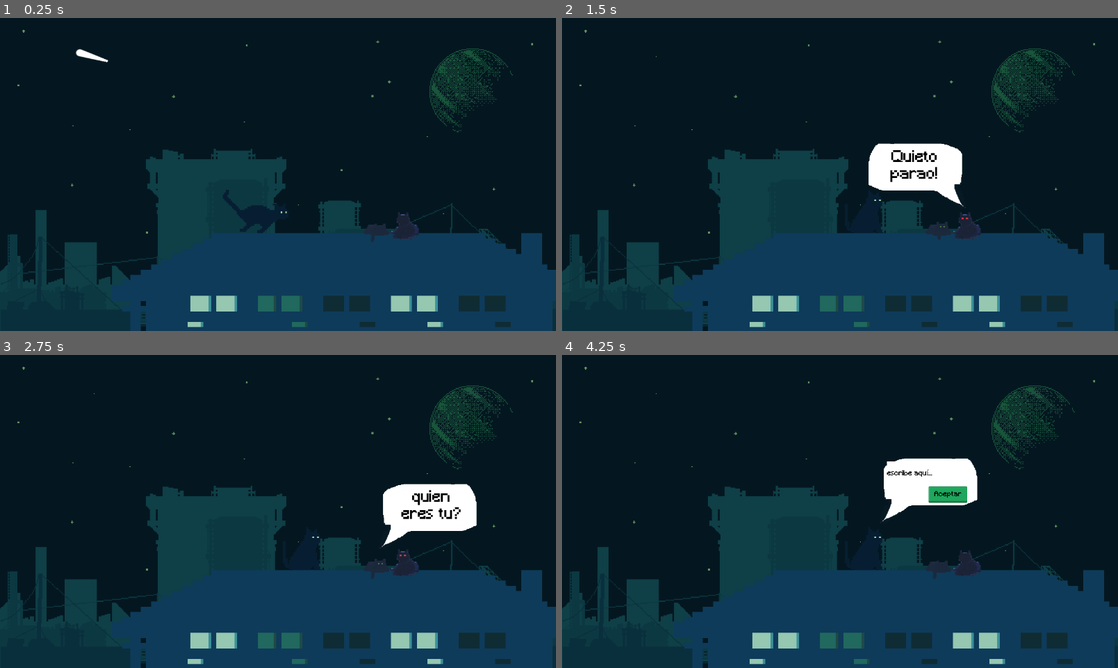
Above: before the commit, frames 1-4 (two rows, left to right).
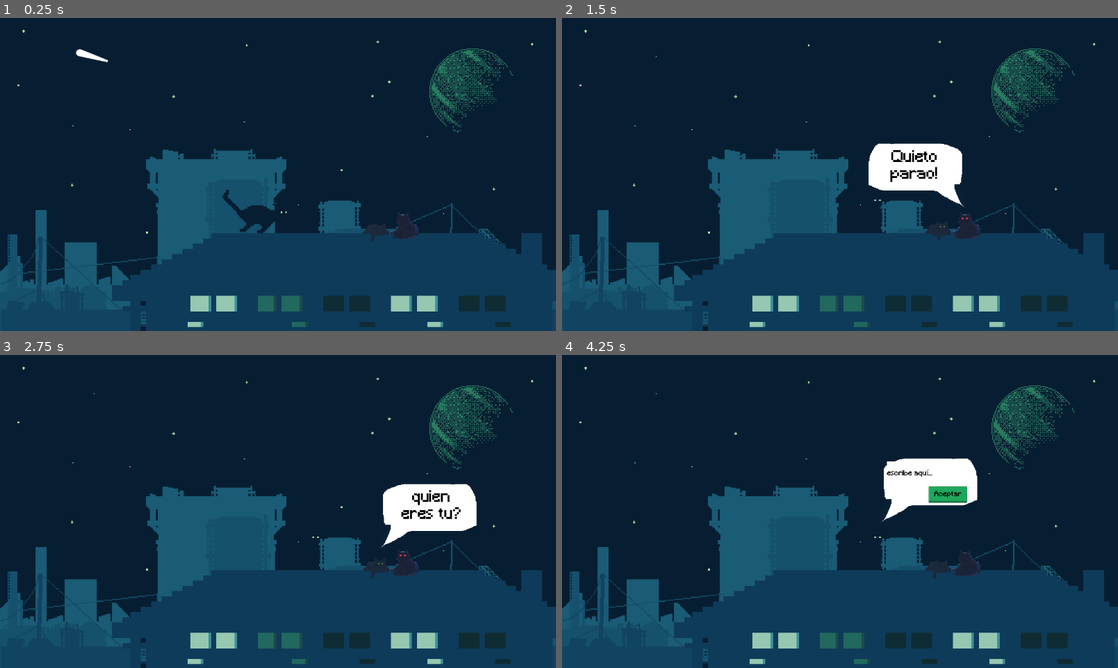
Above: after the commit, the same moments.

Repository: DEVizzent/mermelada-jam-2023
Game: Godot game, scene res://TypeWordAtEnd/type_word_at_end.tscn
The game is run twice, just before and just after one commit, with the same random seed, the same clock (stepped at 60 frames per second) and the same inputs. This scene is started directly instead of the project's main scene.
Inputs (mouse positions are in pixels of both pictures, inside the frame that each line leads up to):
- Up to frame 1 (0.25 s): no input
- Up to frame 2 (1.5 s): move the mouse to (962, 158) at 0.52 s; hold Right (ui_right) 0.53-1.25 s; click (962, 158) at 0.67 s; tap Space (jump) at 0.77 s; drag from (728, 190) to (812, 237) at 1.27 s
- Up to frame 3 (2.75 s): tap Enter at 2 s; move the mouse to (333, 442) at 2.02 s; hold Left (ui_left) from 2.03 s (still down)
- Up to frame 4 (4.25 s): release Left (ui_left) at 2.75 s; tap Space (jump) at 2.75, 3.77 s; drag from (812, 574) to (673, 464) at 2.77 s; tap Enter at 3.5 s; move the mouse to (1006, 558) at 3.52 s; hold Right (ui_right) from 3.53 s (still down)

The runs differ from the first frame. In frame 1, 13% of the frame differs, in the area x 0-100%, y 3-100%; in frame 2, 14%; in frame 3, 14%; in frame 4, 14%.

Commit message:
intento fallido de luz

Diff:
--- a/TypeWordAtEnd/type_word_at_end.tscn
+++ b/TypeWordAtEnd/type_word_at_end.tscn
@@ -207,6 +207,57 @@
 
 [sub_resource type="StyleBoxFlat" id="StyleBoxFlat_jaljn"]
 bg_color = Color(1, 1, 1, 1)
+
+[sub_resource type="Animation" id="Animation_g5gko"]
+length = 0.001
+tracks/0/type = "value"
+tracks/0/imported = false
+tracks/0/enabled = true
+tracks/0/path = NodePath("TypeWordAtEnd/AnimatedSprite2D:position")
+tracks/0/interp = 1
+tracks/0/loop_wrap = true
+tracks/0/keys = {
+"times": PackedFloat32Array(0),
+"transitions": PackedFloat32Array(1),
+"update": 0,
+"values": [Vector2(523, 451)]
+}
+tracks/1/type = "value"
+tracks/1/imported = false
+tracks/1/enabled = true
+tracks/1/path = NodePath("TypeWordAtEnd/bocadillo1:visible")
+tracks/1/interp = 1
+tracks/1/loop_wrap = true
+tracks/1/keys = {
+"times": PackedFloat32Array(0),
+"transitions": PackedFloat32Array(1),
+"update": 1,
+"values": [false]
+}
+tracks/2/type = "value"
+tracks/2/imported = false
+tracks/2/enabled = true
+tracks/2/path = NodePath("TypeWordAtEnd/bocadillo2:visible")
+tracks/2/interp = 1
+tracks/2/loop_wrap = true
+tracks/2/keys = {
+"times": PackedFloat32Array(0),
+"transitions": PackedFloat32Array(1),
+"update": 1,
+"values": [false]
+}
+tracks/3/type = "value"
+tracks/3/imported = false
+tracks/3/enabled = true
+tracks/3/path = NodePath("TypeWordAtEnd/bocadillo3:visible")
+tracks/3/interp = 1
+tracks/3/loop_wrap = true
+tracks/3/keys = {
+"times": PackedFloat32Array(0),
+"transitions": PackedFloat32Array(1),
+"update": 1,
+"values": [false]
+}
 
 [sub_resource type="Animation" id="Animation_tun4p"]
 resource_name = "new_animation"
@@ -272,57 +323,6 @@
 "values": [false, true]
 }
 
-[sub_resource type="Animation" id="Animation_g5gko"]
-length = 0.001
-tracks/0/type = "value"
-tracks/0/imported = false
-tracks/0/enabled = true
-tracks/0/path = NodePath("TypeWordAtEnd/AnimatedSprite2D:position")
-tracks/0/interp = 1
-tracks/0/loop_wrap = true
-tracks/0/keys = {
-"times": PackedFloat32Array(0),
-"transitions": PackedFloat32Array(1),
-"update": 0,
-"values": [Vector2(523, 451)]
-}
-tracks/1/type = "value"
-tracks/1/imported = false
-tracks/1/enabled = true
-tracks/1/path = NodePath("TypeWordAtEnd/bocadillo1:visible")
-tracks/1/interp = 1
-tracks/1/loop_wrap = true
-tracks/1/keys = {
-"times": PackedFloat32Array(0),
-"transitions": PackedFloat32Array(1),
-"update": 1,
-"values": [false]
-}
-tracks/2/type = "value"
-tracks/2/imported = false
-tracks/2/enabled = true
-tracks/2/path = NodePath("TypeWordAtEnd/bocadillo2:visible")
-tracks/2/interp = 1
-tracks/2/loop_wrap = true
-tracks/2/keys = {
-"times": PackedFloat32Array(0),
-"transitions": PackedFloat32Array(1),
-"update": 1,
-"values": [false]
-}
-tracks/3/type = "value"
-tracks/3/imported = false
-tracks/3/enabled = true
-tracks/3/path = NodePath("TypeWordAtEnd/bocadillo3:visible")
-tracks/3/interp = 1
-tracks/3/loop_wrap = true
-tracks/3/keys = {
-"times": PackedFloat32Array(0),
-"transitions": PackedFloat32Array(1),
-"update": 1,
-"values": [false]
-}
-
 [sub_resource type="AnimationLibrary" id="AnimationLibrary_se7jy"]
 _data = {
 "RESET": SubResource("Animation_g5gko"),
@@ -335,7 +335,6 @@
 script = ExtResource("1_c8wdt")
 
 [node name="Background" type="Sprite2D" parent="TypeWordAtEnd"]
-self_modulate = Color(0.690196, 0.776471, 0.678431, 0.85098)
 position = Vector2(641.5, 363.5)
 scale = Vector2(2.22743, 2.24383)
 texture = ExtResource("2_ltl4i")
Not shown: 1 places in Levels/BloquesReutilizables/BoqueChimenea/bloque_chimenea.tscn that only renumber resources
